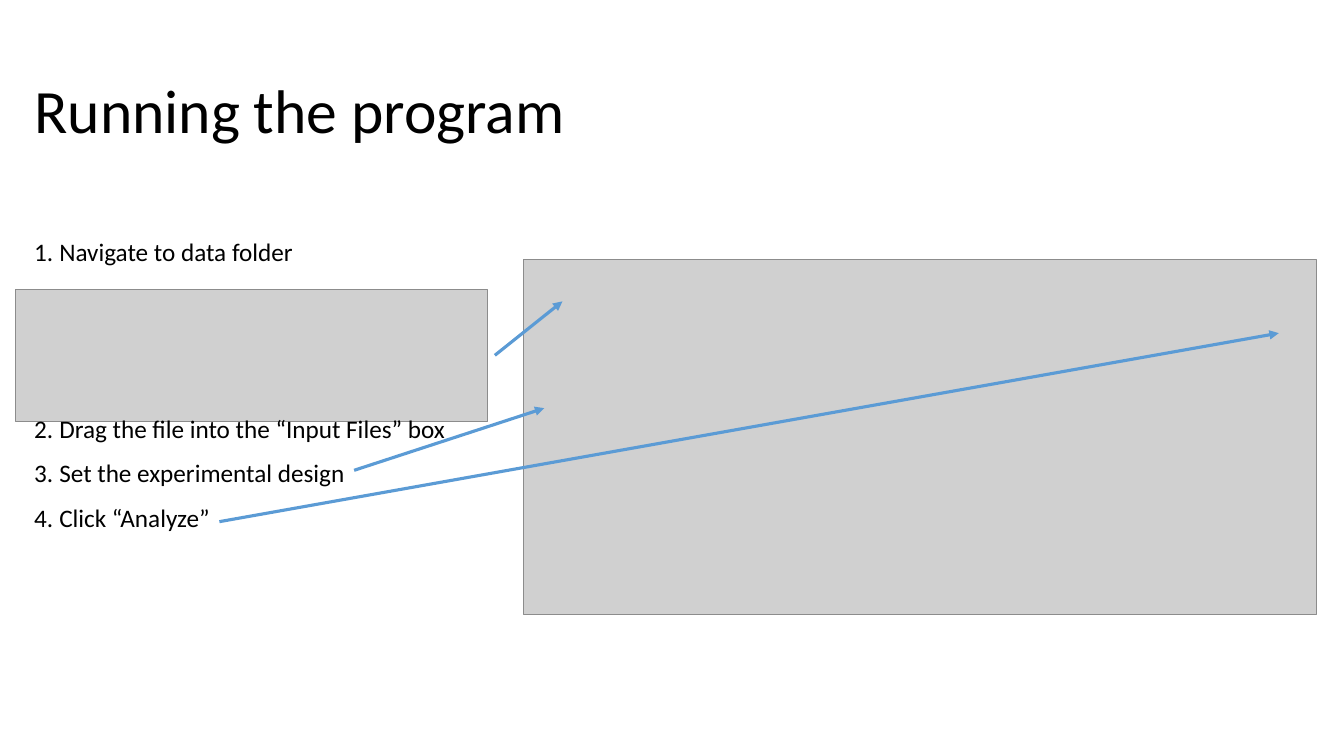
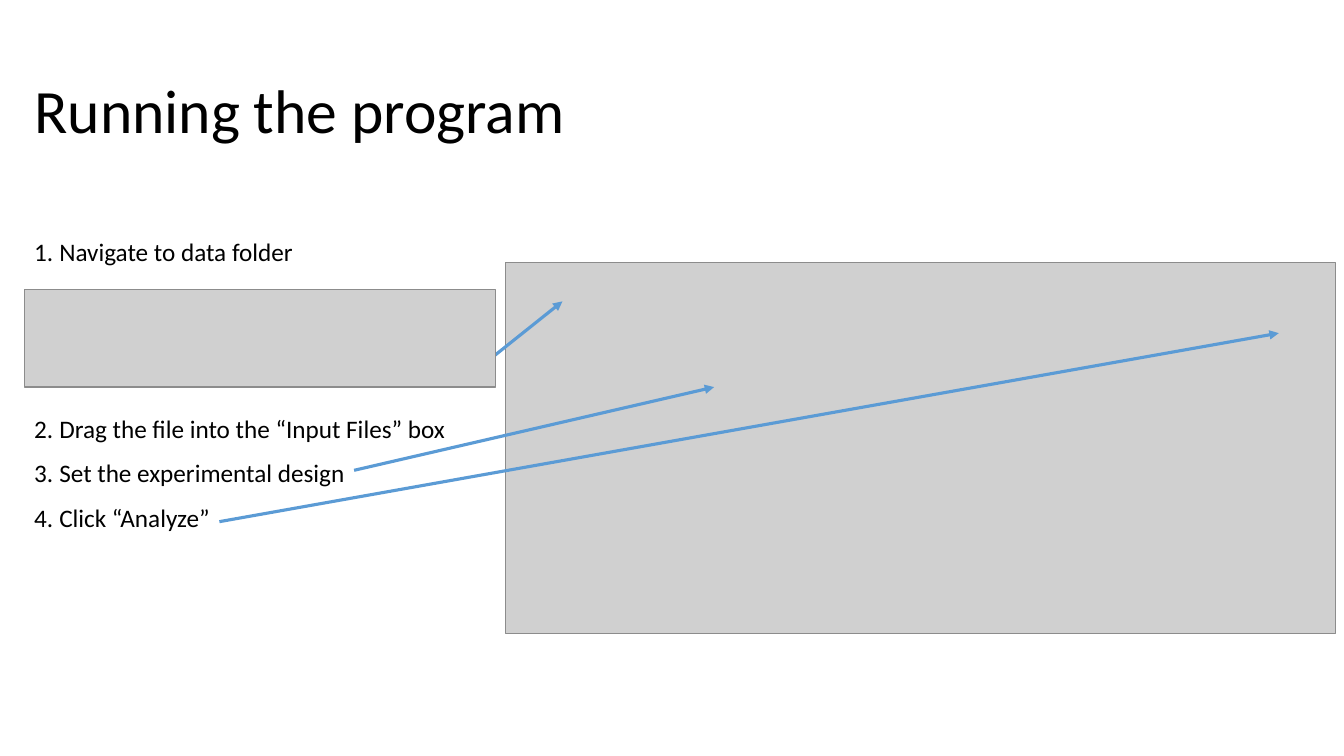
Before and after one commit to scp-ms/SCPCompanion, a slide deck: slide 4 of GettingStarted/UsingSCPCompanion.pptx. Drawn at 1344x756 pixels with LibreOffice and Linux fonts; fonts in the diff are those of the drawing; grey boxes stand for pictures. Boxes give left, top, right and bottom in pixels: in the first picture for what was removed or moved away, otherwise in the second. Text is boxed around its words. In the diff, an @@ line names an element or a change of style, - is before the commit and + after.

```diff
--- a/GettingStarted/UsingSCPCompanion.pptx
+++ b/GettingStarted/UsingSCPCompanion.pptx
@@ picture: place and size @@
-picture at <box>523,260,1318,615</box>
+picture at <box>506,262,1336,633</box>
@@ picture: place and size @@
-picture at <box>15,289,487,421</box>
+picture at <box>24,289,495,387</box>
@@ arrow moved from (354, 471) - (544, 408) to (354, 471) - (714, 387) @@
```
Also in this commit, not shown: 3 other slides changed, 2 slides added, 4 other files.
